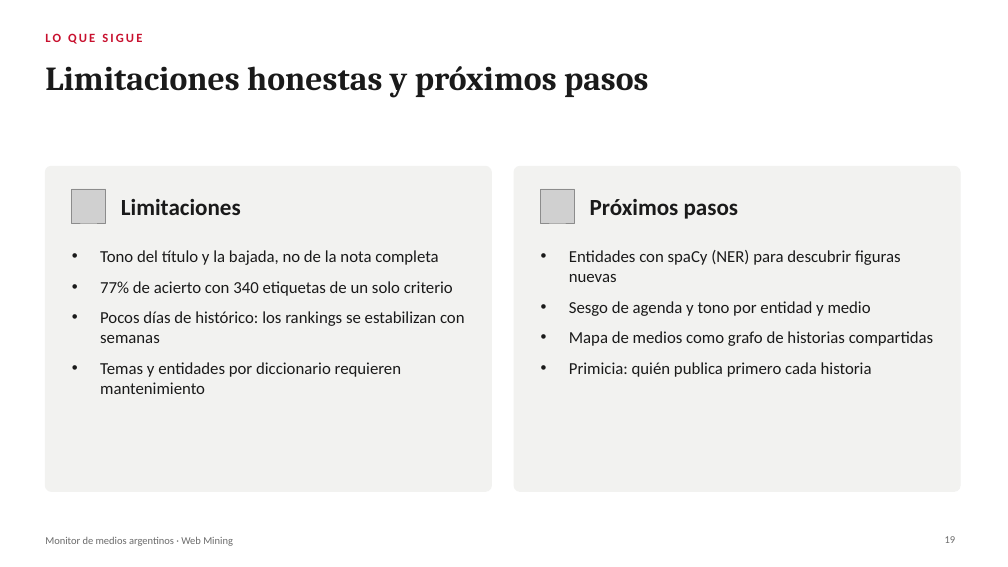
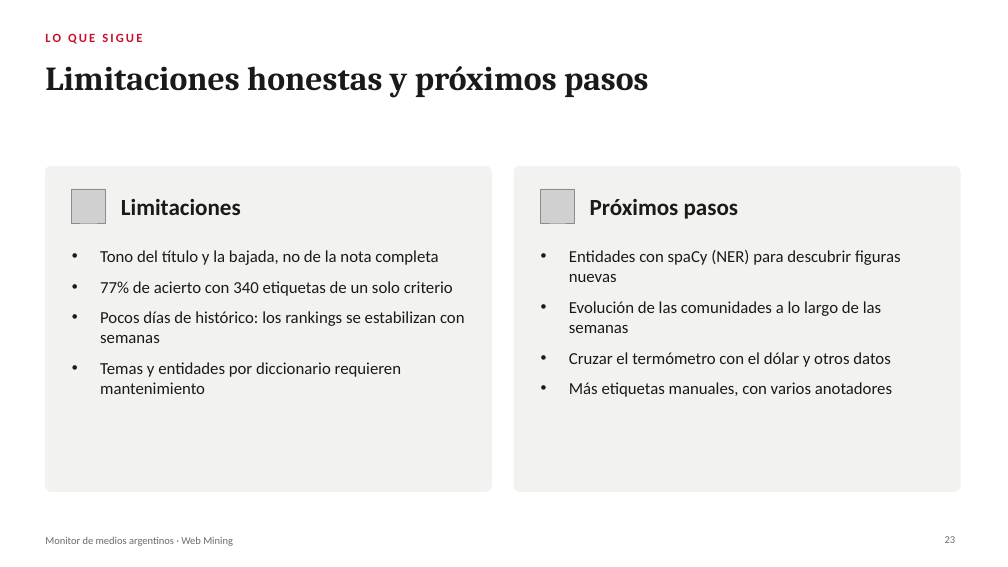
Before and after one commit to miguegarrone-blip/Web-Mining, a slide deck: slide 23 of docs/presentacion-tp.pptx (slide 19 before the commit). Drawn at 1008x567 pixels with LibreOffice and Linux fonts; fonts in the diff are those of the drawing; grey boxes stand for pictures. Boxes give left, top, right and bottom in pixels: in the first picture for what was removed or moved away, otherwise in the second. Text is boxed around its words. In the diff, an @@ line names an element or a change of style, - is before the commit and + after.

```diff
--- a/docs/presentacion-tp.pptx
+++ b/docs/presentacion-tp.pptx
@@ text at <box>569,301,892,397</box>: text changed @@
-• Sesgo de agenda y tono por entidad y medio
-• Mapa de medios como grafo de historias compartidas
-• Primicia: quién publica primero cada historia
+• Evolución de las comunidades a lo largo de las semanas
+• Cruzar el termómetro con el dólar y otros datos
+• Más etiquetas manuales, con varios anotadores
```
Also in this commit, not shown: 8 other slides changed, 4 slides added, 12 other files.
